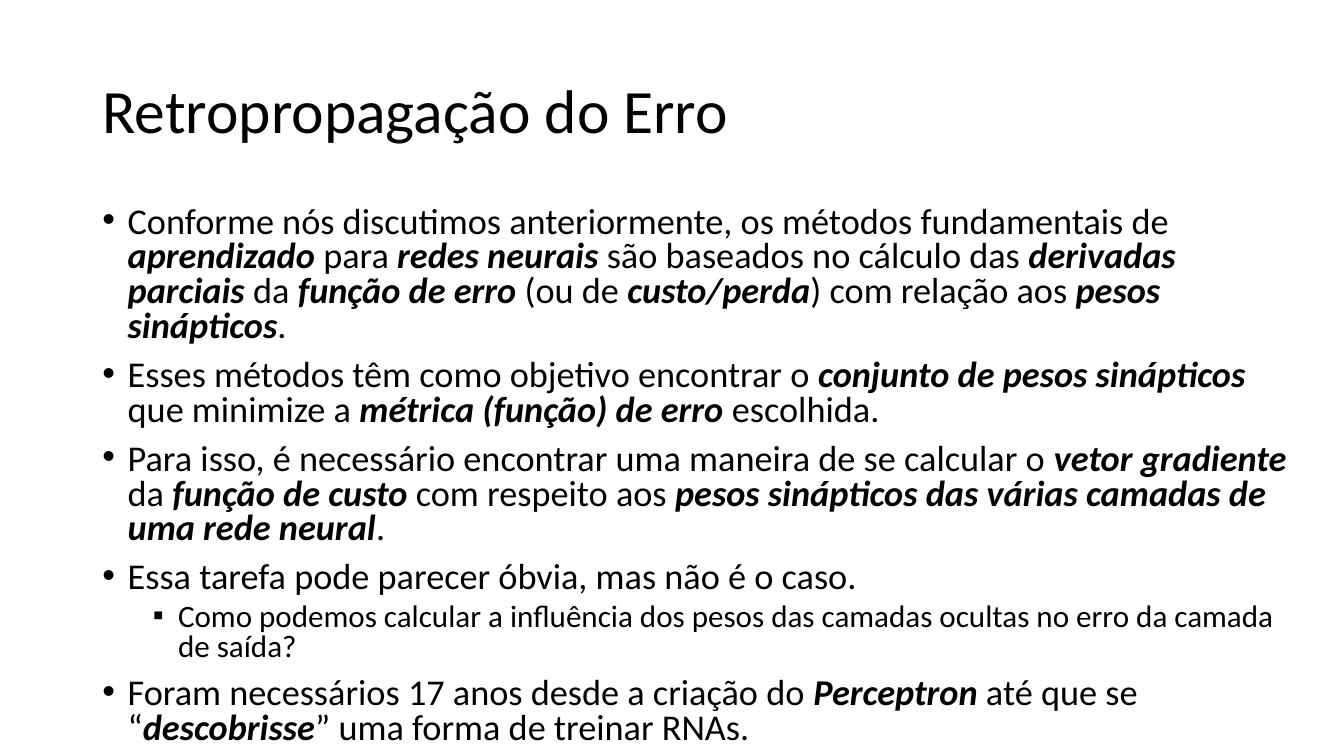
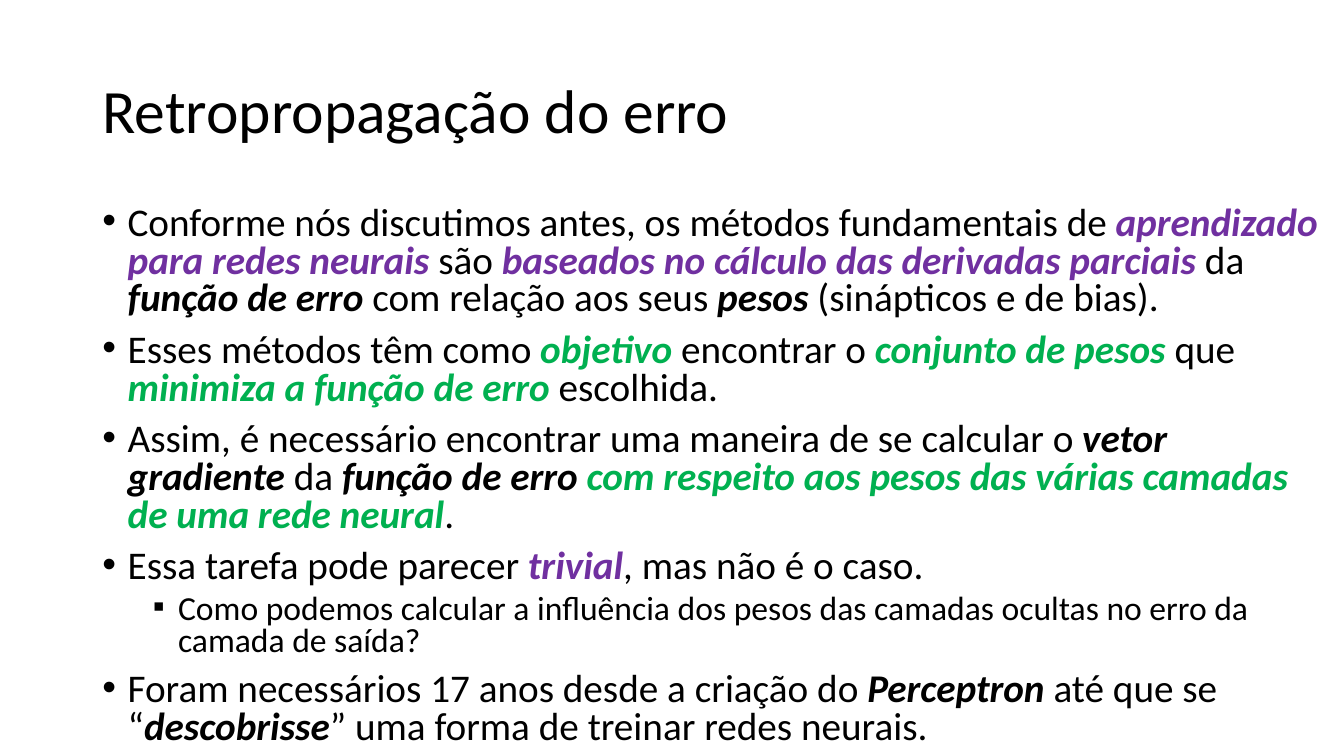
Before and after one commit to zz4fap/t320_aprendizado_de_maquina, a slide deck: slide 14 of slides/T320_Redes_Neurais_Artificiais (Parte III).pptx (slide 11 before the commit). Drawn at 1344x756 pixels with LibreOffice and Linux fonts; fonts in the diff are those of the drawing. Boxes give left, top, right and bottom in pixels: in the first picture for what was removed or moved away, otherwise in the second. Text is boxed around its words. In the diff, an @@ line names an element or a change of style, - is before the commit and + after.

Commit message:
update of slides

```diff
--- a/slides/T320_Redes_Neurais_Artificiais (Parte III).pptx
+++ b/slides/T320_Redes_Neurais_Artificiais (Parte III).pptx
@@ title at bbox=[102, 90, 728, 144]: text changed @@
-Retropropagação do Erro
+Retropropagação do erro
@@ text at bbox=[128, 208, 1318, 586]: text changed; size 25.9 to 28 pt @@
-• Conforme nós discutimos anteriormente, os métodos fundamentais de aprendizado para redes neurais são baseados no cálculo das derivadas parciais da função de erro (ou de custo/perda) com relação aos pesos sinápticos.
-• Esses métodos têm como objetivo encontrar o conjunto de pesos sinápticos que minimize a métrica (função) de erro escolhida.
-• Para isso, é necessário encontrar uma maneira de se calcular o vetor gradiente da função de custo com respeito aos pesos sinápticos das várias camadas de uma rede neural.
-• Essa tarefa pode parecer óbvia, mas não é o caso.
+• Conforme nós discutimos antes, os métodos fundamentais de aprendizado para redes neurais são baseados no cálculo das derivadas parciais da função de erro com relação aos seus pesos (sinápticos e de bias).
+• Esses métodos têm como objetivo encontrar o conjunto de pesos que minimiza a função de erro escolhida.
+• Assim, é necessário encontrar uma maneira de se calcular o vetor gradiente da função de erro com respeito aos pesos das várias camadas de uma rede neural.
+• Essa tarefa pode parecer trivial, mas não é o caso.
@@ text at bbox=[178, 596, 1248, 653]: size 22.2 to 24 pt in "Como podemos calcular a influência dos pesos ..." @@
@@ text at bbox=[128, 674, 1217, 741]: text changed; size 25.9 to 28 pt @@
-• Foram necessários 17 anos desde a criação do Perceptron até que se “descobrisse” uma forma de treinar RNAs.
+• Foram necessários 17 anos desde a criação do Perceptron até que se “descobrisse” uma forma de treinar redes neurais.
```
Also in this commit, not shown: 10 other slides changed, 7 slides added, 1 slide removed, 2 other files.
